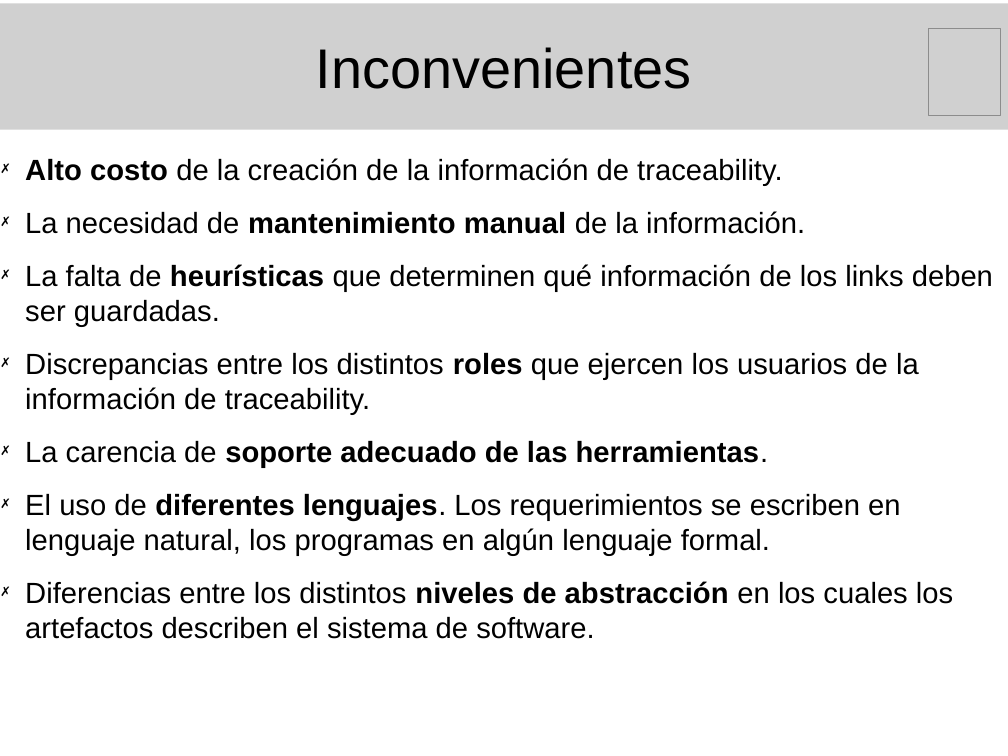
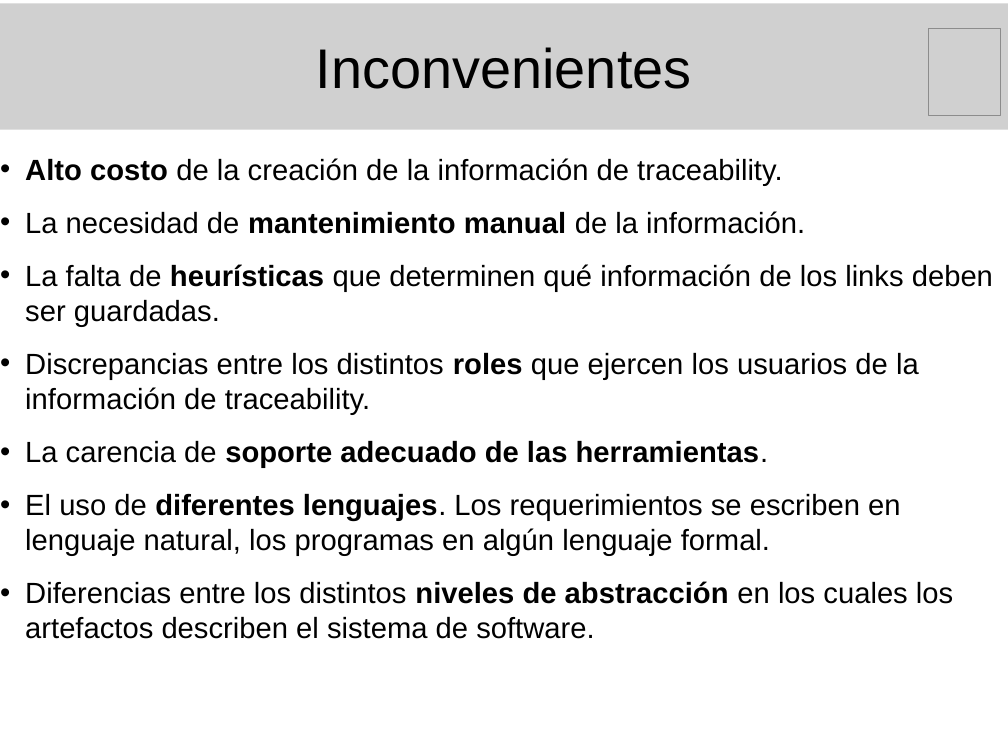
Before and after one commit to marianogili/TraceabilityEditor, a slide deck: slide 6 of Presentacion/PresentacionGili.odp. Drawn at 1008x756 pixels with LibreOffice and Linux fonts; fonts in the diff are those of the drawing; grey boxes stand for pictures. Boxes give left, top, right and bottom in pixels: in the first picture for what was removed or moved away, otherwise in the second. Text is boxed around its words. In the diff, an @@ line names an element or a change of style, - is before the commit and + after.

Commit message:
Presentación de la tesis: Tería de traceability -> Tipos de tracelinks y generación de tracelinks.

```diff
--- a/Presentacion/PresentacionGili.odp
+++ b/Presentacion/PresentacionGili.odp
@@ text "Alto costo de la creación ..." at (25,158,993,639): bullet ✗ to • @@
```
Also in this commit, not shown: 2 other slides changed, 7 slides added.
